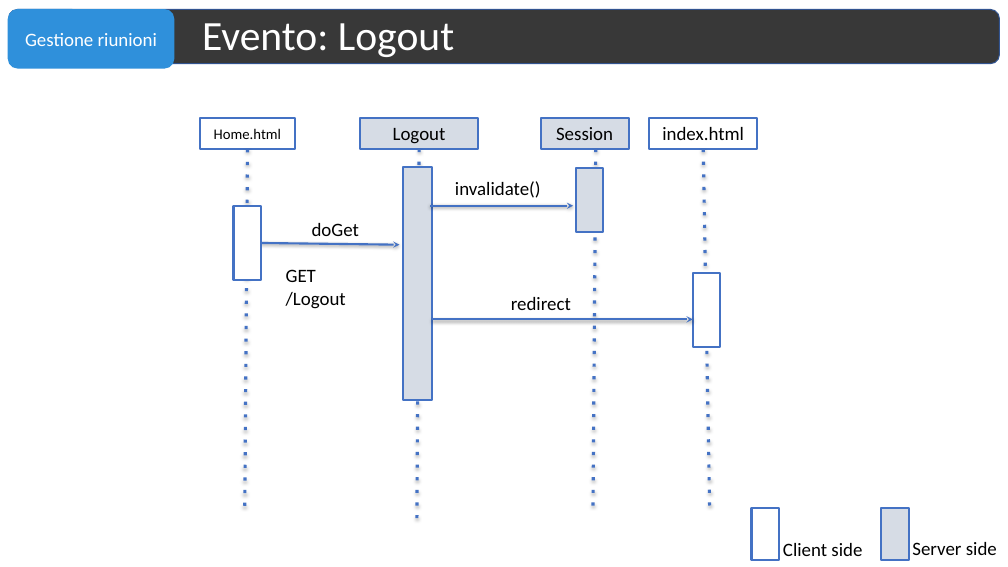
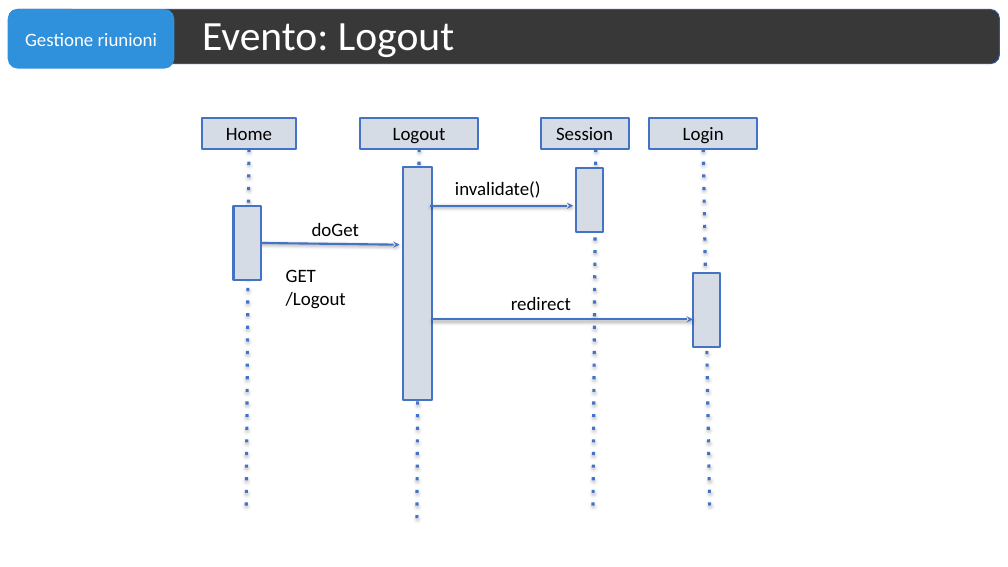
Before and after one commit to matteovisotto/EsameTIW, a slide deck: slide 19 of Documentazione.pptx. Drawn at 1008x567 pixels with LibreOffice and Linux fonts; fonts in the diff are those of the drawing. Boxes give left, top, right and bottom in pixels: in the first picture for what was removed or moved away, otherwise in the second. Text is boxed around its words. In the diff, an @@ line names an element or a change of style, - is before the commit and + after.

```diff
--- a/Documentazione.pptx
+++ b/Documentazione.pptx
@@ fill #FFFFFF to #D6DCE5 in 4 elements at <box>202,118,296,150</box>, <box>693,274,720,347</box>, <box>234,206,261,280</box>, <box>650,118,758,150</box> @@
@@ text in rectangle at <box>226,128,272,140</box>: text changed; size 14 to 18 pt @@
-Home.html
+Home
@@ text in rectangle at <box>683,127,724,144</box>: text changed @@
-index.html
+Login
@@ rectangle removed at <box>752,508,779,560</box> @@
@@ rectangle removed at <box>882,508,909,560</box> @@
@@ text removed at <box>783,543,862,556</box> @@
-Client side
@@ text removed at <box>912,542,997,555</box> @@
-Server side
```
Also in this commit, not shown: 3 other slides changed, 3 slides added, 3 slides removed, 1 other file.
